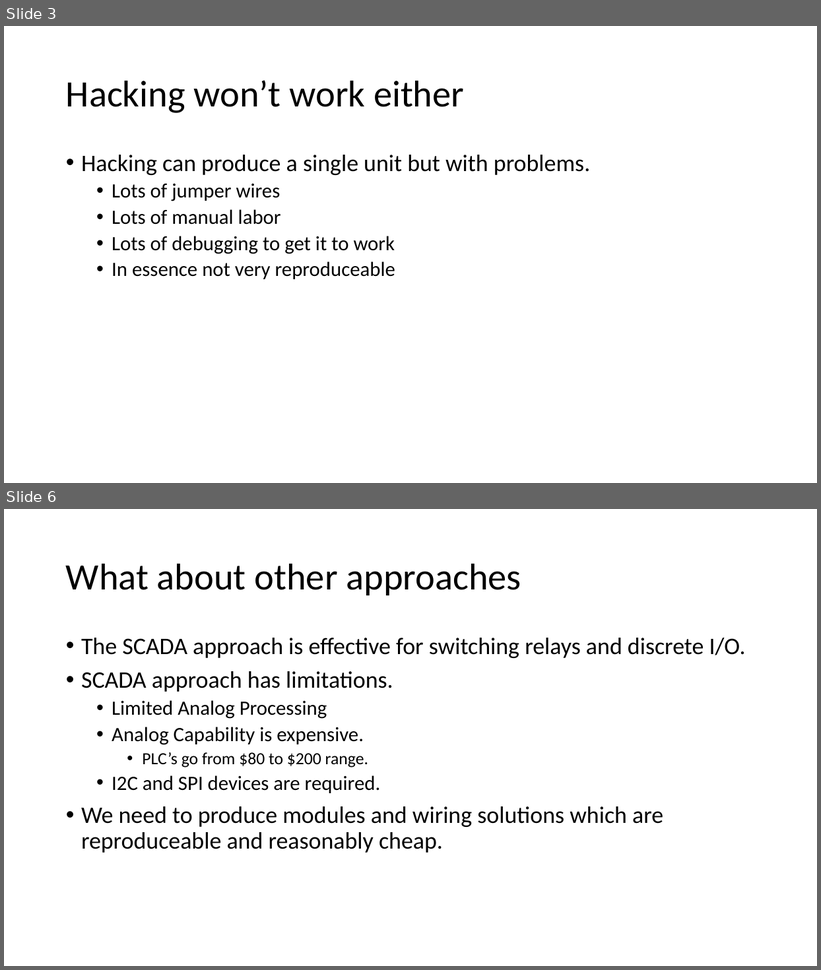
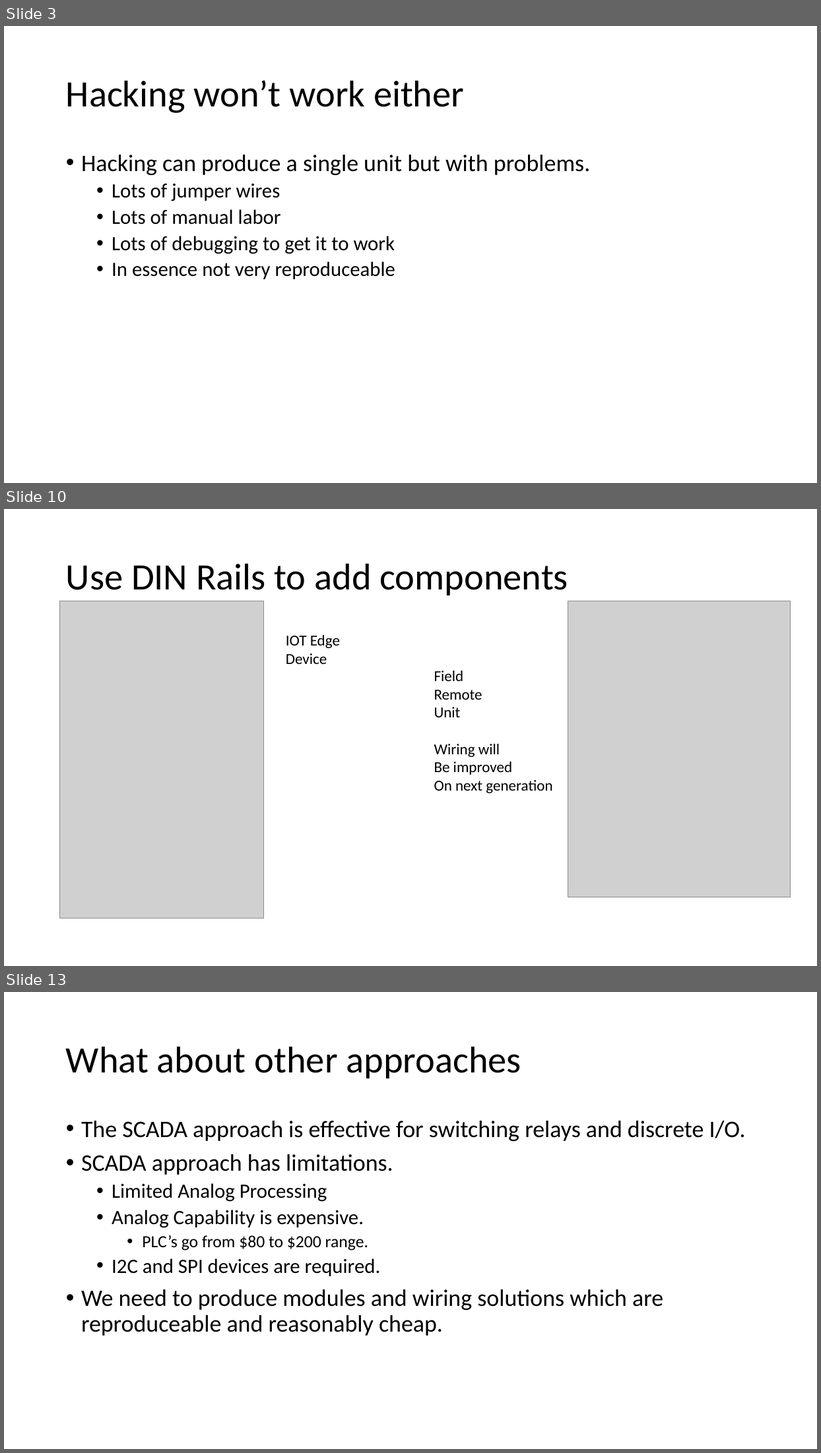
Before and after one commit to NanoDataCenter/nano_data_center, a slide deck: presentations/session_1/Embedded Track #1.pptx. Shown one above the other, each under a label of ours: slides 3 and 6 before the commit, slides 3, 10 and 13 after it; the slides between them are not shown. The pictures are 821x970 and 821x1453 pixels, drawn with LibreOffice and Linux fonts; fonts in the diff are those of the drawing; grey boxes stand for pictures. Boxes give left, top, right and bottom in pixels: in the first picture for what was removed or moved away, otherwise in the second. Text is boxed around its words. In the diff, an @@ line names an element or a change of style, - is before the commit and + after.

```diff
--- a/presentations/session_1/Embedded Track #1.pptx
+++ b/presentations/session_1/Embedded Track #1.pptx
@@ slide 10 added at [4, 509, 817, 966], background #FFFFFF @@
@@ title added at [66, 563, 568, 595], 44 pt, text #000000 @@
+Use DIN Rails to add components
@@ picture added at [60, 601, 264, 918] @@
@@ picture added at [568, 601, 790, 898] @@
@@ text added at [286, 635, 340, 664], 18 pt, text #000000 @@
+IOT Edge
+Device
@@ text added at [434, 671, 552, 793], 18 pt, text #000000 @@
+Field
+Remote
+Unit
+Wiring will
+Be improved
+On next generation
@@ what was slide 6 is now slide 13 @@
```
Also in this commit, not shown: 4 slides changed, 12 other slides added, 1 slide removed.
